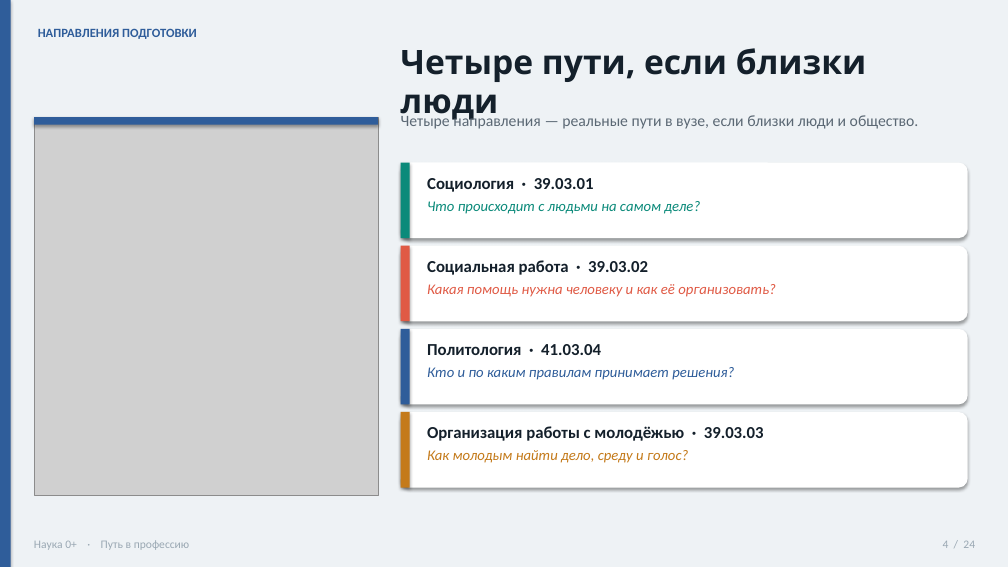
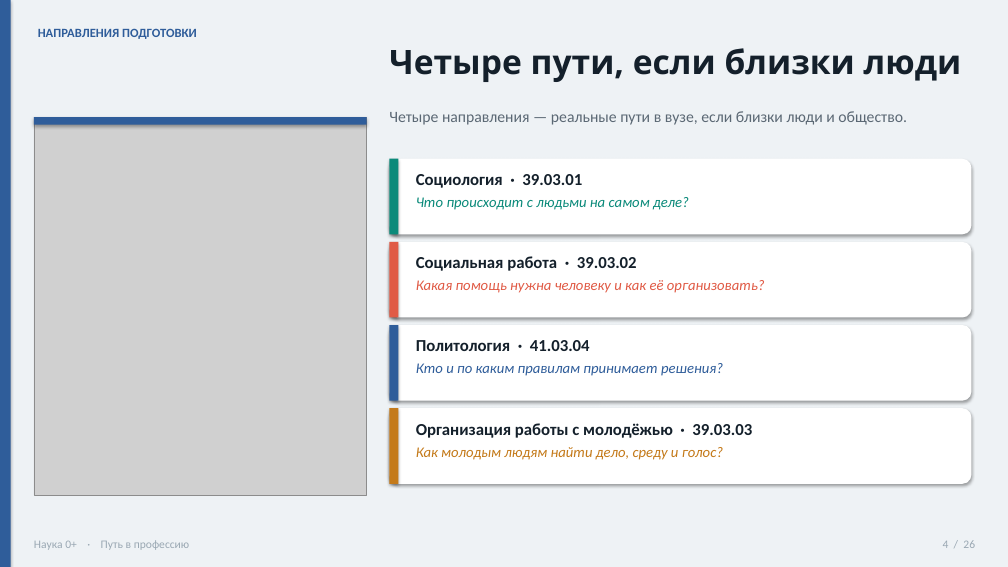
Before and after one commit to Sema917/-tourism, a slide deck: slide 4 of materials/Путь_в_профессию_презентация_20_минут.pptx. Drawn at 1008x567 pixels with LibreOffice and Linux fonts; fonts in the diff are those of the drawing; grey boxes stand for pictures. Boxes give left, top, right and bottom in pixels: in the first picture for what was removed or moved away, otherwise in the second. Text is boxed around its words. In the diff, an @@ line names an element or a change of style, - is before the commit and + after.

```diff
--- a/materials/Путь_в_профессию_презентация_20_минут.pptx
+++ b/materials/Путь_в_профессию_презентация_20_минут.pptx
@@ text "Четыре пути, если близки люди" rewrapped from (401, 48, 866, 123) to (389, 48, 962, 82) @@
@@ picture: place and size @@
-picture at (34, 117, 378, 495)
+picture at (34, 117, 367, 495)
@@ rectangle: place and size @@
-rectangle at (34, 117, 378, 125)
+rectangle at (34, 117, 367, 125)
@@ text "Четыре направления — реальные пути ...": place and size @@
-text "Четыре направления — реальные пути ..." at (401, 112, 919, 129)
+text "Четыре направления — реальные пути ..." at (389, 111, 907, 125)
@@ rounded rectangle: place and size @@
-rounded rectangle at (401, 163, 968, 238)
+rounded rectangle at (389, 159, 972, 234)
@@ text "Социология · 39.03.01": place and size @@
-text "Социология · 39.03.01" at (427, 178, 700, 214)
+text "Социология · 39.03.01" at (416, 174, 689, 210)
@@ rounded rectangle: place and size @@
-rounded rectangle at (401, 246, 968, 321)
+rounded rectangle at (389, 242, 972, 318)
@@ text "Социальная работа · 39.03.02": place and size @@
-text "Социальная работа · 39.03.02" at (427, 260, 776, 297)
+text "Социальная работа · 39.03.02" at (416, 256, 765, 293)
@@ rounded rectangle: place and size @@
-rounded rectangle at (401, 329, 968, 405)
+rounded rectangle at (389, 325, 972, 401)
@@ text "Политология · 41.03.04": place and size @@
-text "Политология · 41.03.04" at (427, 344, 734, 380)
+text "Политология · 41.03.04" at (416, 340, 723, 376)
@@ rounded rectangle: place and size @@
-rounded rectangle at (401, 412, 968, 488)
+rounded rectangle at (389, 408, 972, 484)
@@ 4 rectangles: place and size @@
-4 rectangles at (401, 163, 410, 488)
+4 rectangles at (389, 159, 399, 484)
@@ text "Организация работы с молодёжью · ...": place and size @@
-text "Организация работы с молодёжью · ..." at (427, 426, 764, 463)
+text "Организация работы с молодёжью · ..." at (416, 423, 752, 460)
@@ text at (416, 447, 723, 460): text changed @@
-Как молодым найти дело, среду и голос?
+Как молодым людям найти дело, среду и голос?
```
Also in this commit, not shown: 23 other slides changed, 2 slides added, 15 other files.
